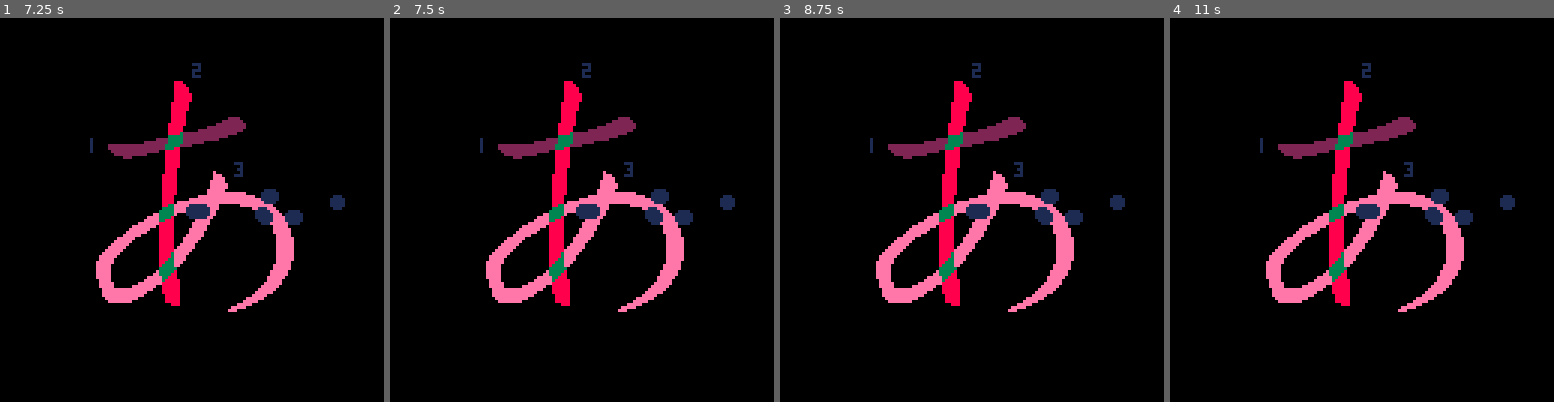
Above: before the commit, frames 1-4 (left to right).
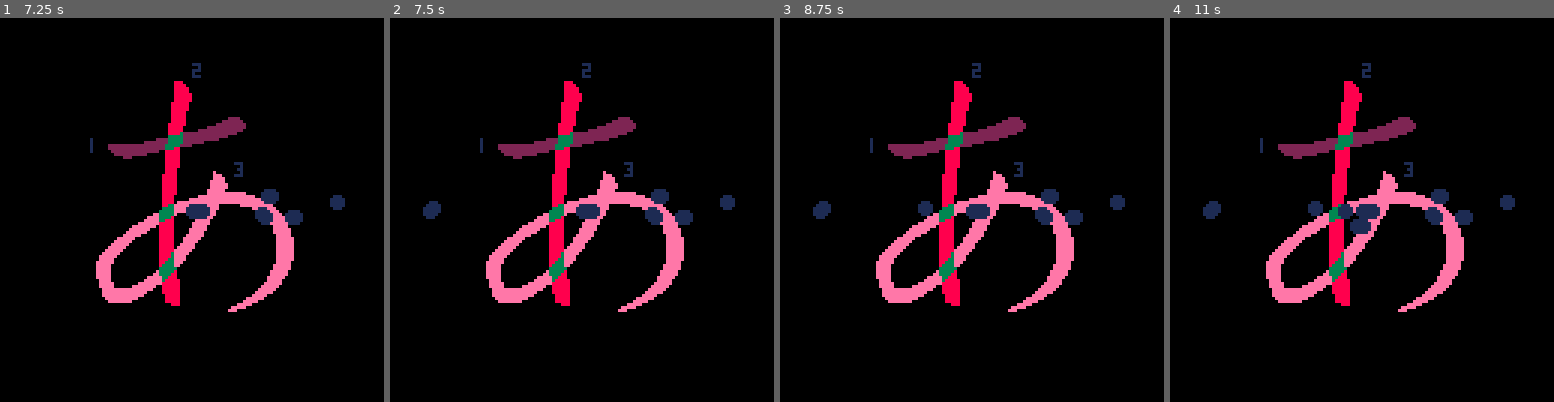
Above: after the commit, the same moments.

Repository: SestrenExsis/KanaPractice
Game: PICO-8 cartridge kana_practice.p8
Same seed, same stepped clock (60 frames per second), same inputs: the game is played once before the commit and once after it.
Inputs:
- Up to frame 1 (7.25 s): tap X (X key) at 0.33, 1.07, 1.85, 2.97, 4.08, 5.2, 6.32 s; hold Right 1.6-2.1 s; hold Up 2.15-2.42 s; hold Right 2.47-3.03 s; hold Left 3.08-3.58 s; hold Down 3.63-3.97 s; hold Right 4.02-4.68 s; hold Up 4.73-5.03 s; hold Left 5.08-5.68 s; hold Down 5.73-6.03 s; hold Right 6.08-6.58 s; hold Right 6.63-7.13 s; hold Up from 7.18 s (still down)
- Up to frame 2 (7.5 s): tap X (X key) at 7.43 s; release Up at 7.45 s
- Up to frame 3 (8.75 s): hold Right 7.5-8.07 s; hold Left 8.12-8.62 s; tap X (X key) at 8.55 s; hold Down from 8.67 s (still down)
- Up to frame 4 (11 s): release Down at 9 s; hold Right 9.05-9.72 s; tap X (X key) at 9.67, 10.78 s; hold Up 9.77-10.07 s; hold Left 10.12-10.72 s; hold Down from 10.77 s (still down)

Frame 1 is identical in both runs. In frame 2, 0.2% of the frame differs, in the area x 8-14%, y 47-53%; in frame 3, 0.3%; in frame 4, 0.6%, in the area x 8-53%, y 47-57%.

Commit message:
Draw using array instead of memcpy

Diff:
--- a/kana_practice.p8
+++ b/kana_practice.p8
@@ -3,7 +3,7 @@
 __lua__
 -- kana practice
 -- by sestren
--- github.com/sestren/
+-- github.com/sestrenexsis/kanapractice
 
 -- based on shodo
 -- by ryosuke mihara
@@ -46,6 +46,7 @@
 	_brush_ly=64
 	_brush_sz=0
 	_brush_on=false
+	_ink={}
 end
 
 function _update()
@@ -74,17 +75,22 @@
 	if (_brush_vy~=0) then
 		_brush_py+=_brush_vy
 	end
+	if _brush_on then
+		id=128*flr(_brush_py)
+		id+=flr(_brush_px)
+		if (_ink[id]==nil) _ink[id]=2
+		_ink[id]=max(_ink[id],2)
+	end
 end
 
 function _draw()
-	-- copy screen to paper
-	memcpy(0x6000,0x0000,0x2000)
-	-- use brush
-	if _brush_on then
-		circfill(_brush_px,_brush_py,2,1)
+	cls()
+	sspr(0,0,128,128,0,0)
+	for id,r in pairs(_ink) do
+		px=id%128
+		py=flr(id/128)%128
+		circfill(px,py,r,1)
 	end
-	-- copy paper to screen
-	memcpy(0x0000,0x6000,0x2000)
 	circfill(_brush_px,_brush_py,1,7)
 end
 __gfx__
